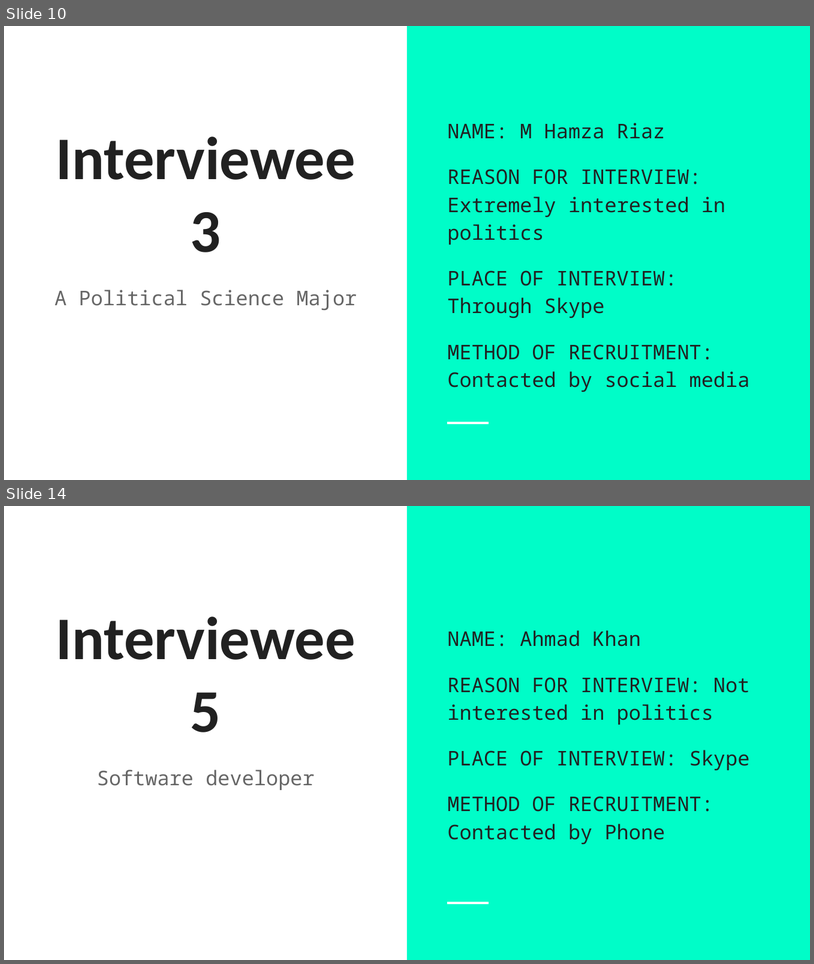
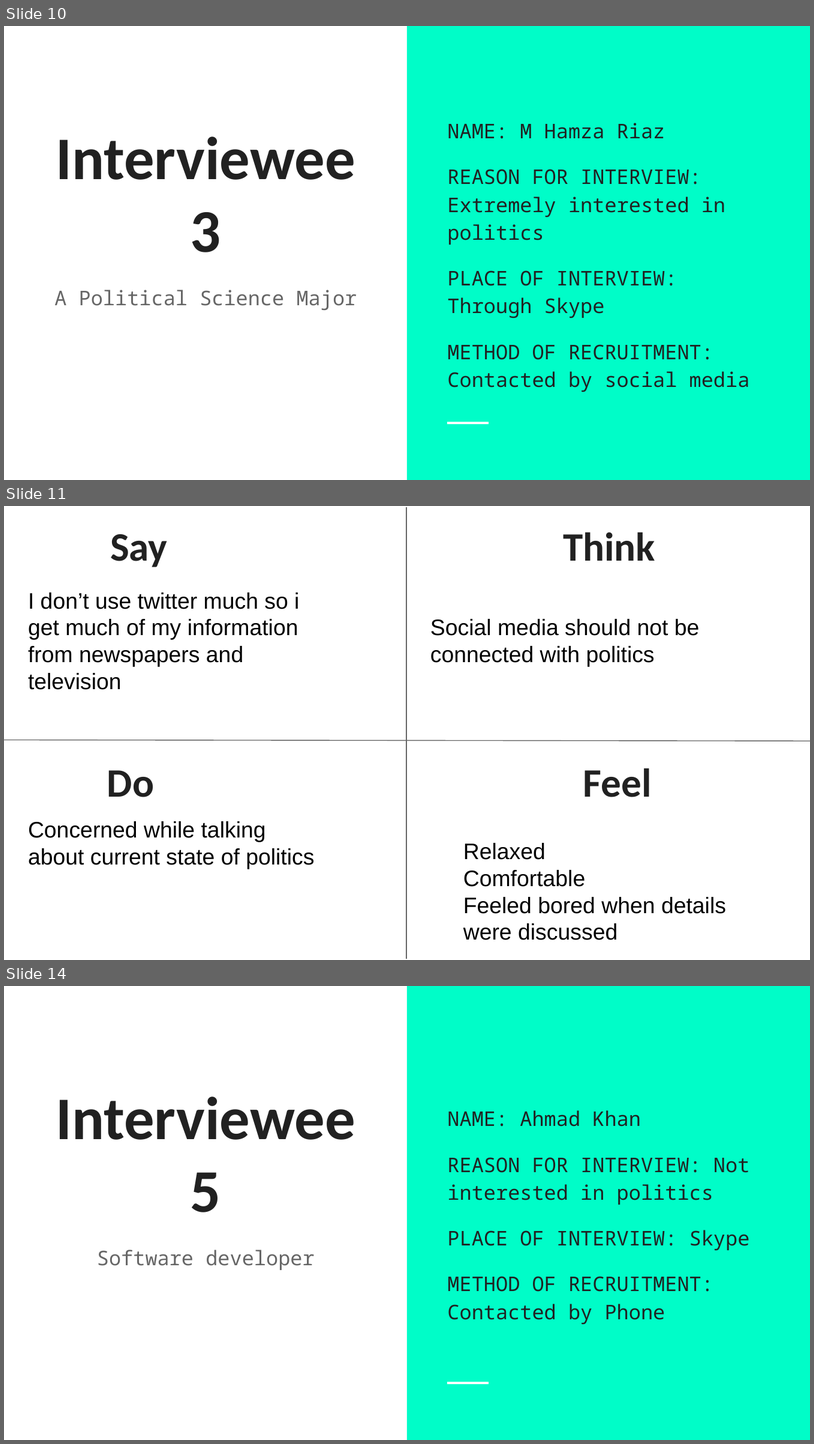
Before and after one commit to sarim-zafar/HCI-Project, a slide deck: docs/pj-task1/HCI.pptx. Shown one above the other, each under a label of ours: slides 10 and 14 before the commit, slides 10, 11 and 14 after it; the slides between them are not shown. The pictures are 814x964 and 814x1444 pixels, drawn with LibreOffice and Linux fonts; fonts in the diff are those of the drawing. Boxes give left, top, right and bottom in pixels: in the first picture for what was removed or moved away, otherwise in the second. Text is boxed around its words. In the diff, an @@ line names an element or a change of style, - is before the commit and + after.

```diff
--- a/docs/pj-task1/HCI.pptx
+++ b/docs/pj-task1/HCI.pptx
@@ slide 11 added at (4,506,810,960), background #FFFFFF @@
@@ line added from (407, 507) to (407, 958), #666666 0.75 pt @@
@@ text added at (110,534,167,567), 36 pt, text #212121, bold @@
+Say
@@ text added at (563,532,656,561), 36 pt, text #212121, bold @@
+Think
@@ text added at (28,592,299,690), 20 pt, text #000000 @@
+I don’t use twitter much so i get much of my information from newspapers and television
@@ text added at (431,619,700,667), 20 pt, text #000000 @@
+Social media should not be connected with politics
@@ line added from (4, 740) to (810, 741), #666666 0.75 pt @@
@@ text added at (107,770,154,797), 36 pt, text #212121, bold @@
+Do
@@ text added at (584,768,652,797), 36 pt, text #212121, bold @@
+Feel
@@ text added at (28,821,314,869), 20 pt, text #000000 @@
+Concerned while talking about current state of politics
@@ text added at (464,843,726,940), 20 pt, text #000000 @@
+Relaxed
+Comfortable
+Feeled bored when details were discussed
```
Also in this commit, not shown: 4 slides changed, 1 other slide added, 2 slides removed.
